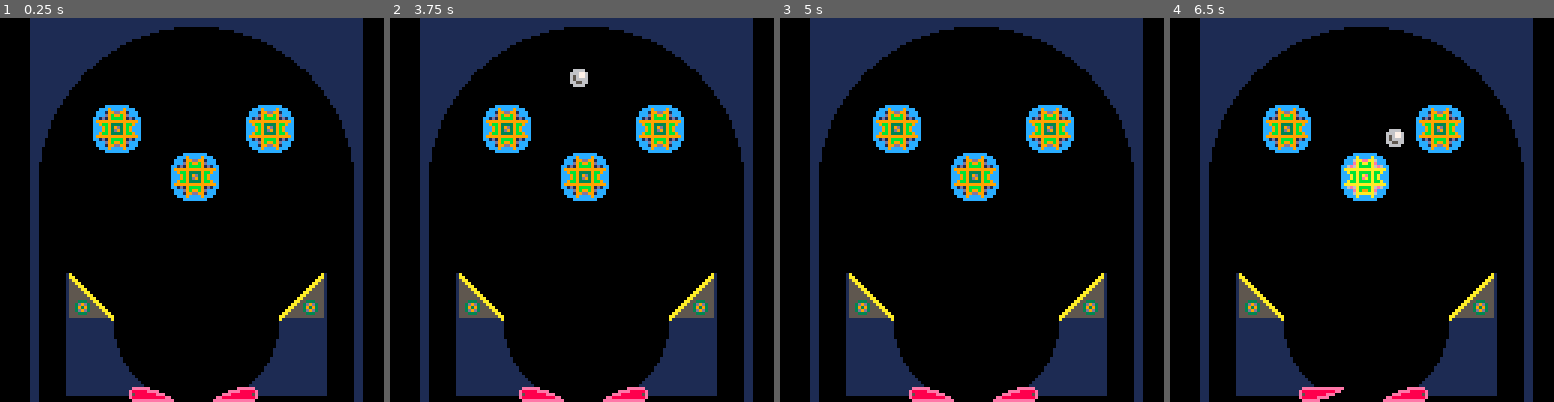
Above: before the commit, frames 1-4 (left to right).
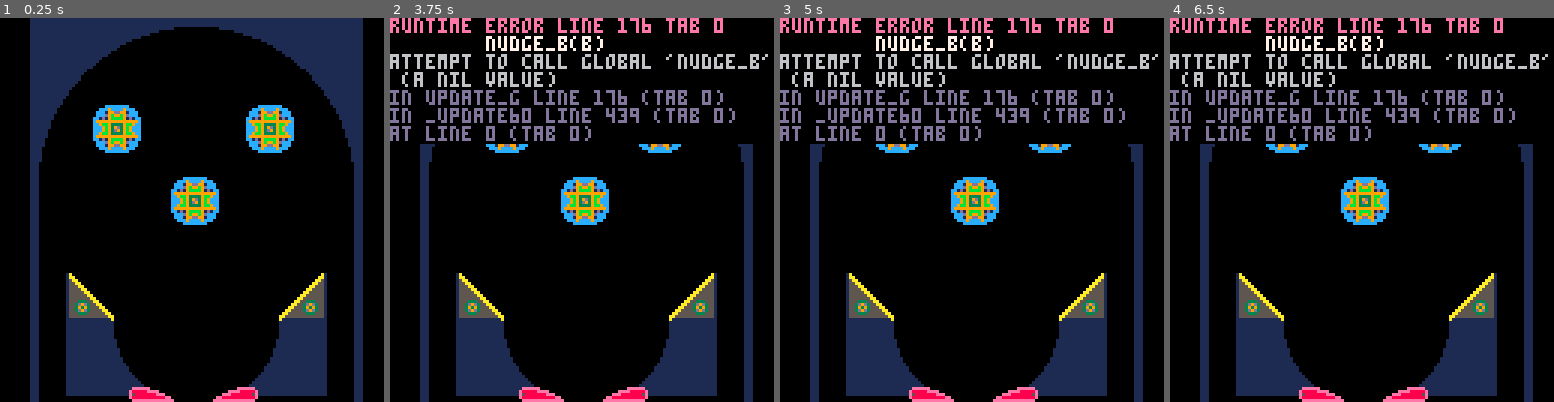
Above: after the commit, the same moments.

Repository: mpclemens/pico-8
Game: PICO-8 cartridge pinphys/pinphys.p8
The game is run twice, just before and just after one commit, with the same random seed, the same clock (stepped at 60 frames per second) and the same inputs.
Inputs:
- Up to frame 1 (0.25 s): no input
- Up to frame 2 (3.75 s): tap O (Z key) at 0.33, 0.7, 1.43, 2.22, 3.1 s; tap X (X key) at 1.07, 2.07, 2.4, 2.73, 3.07, 3.4, 3.73 s; hold Left 1.97-2.37 s; hold Right 2.87-3.53 s; hold Up from 3.58 s (still down)
- Up to frame 3 (5 s): tap O (Z key) at 3.98, 4.87 s; tap X (X key) at 4.07, 4.4, 4.73 s; release Up at 4.08 s; hold Right 4.13-4.53 s
- Up to frame 4 (6.5 s): tap X (X key) every 0.33 s from 5.07 to 6.4 s; hold Left 5.13-5.8 s; tap O (Z key) at 5.75 s; hold Up 5.85-6.18 s; hold Left from 6.23 s (still down)

The runs differ from the first frame. In frame 1, 2.0% of the frame differs, in the area x 44-58%, y 35-54%; in frame 2, 20%; in frame 3, 19%; in frame 4, 20%, in the area x 0-99%, y 0-100%.
Error after the commit: runtime error line 176 tab 0; nudge_b(b); attempt to call global 'nudge_b' (a nil value)

Commit message:
Still trying to sort out collision handling

Diff:
--- a/pinphys/pinphys.lua
+++ b/pinphys/pinphys.lua
@@ -1,5 +1,6 @@
-
--- GAMES
+---------
+--------- GAME
+---------
 
 function new_g()
   -- set on a new game with all its components, and sizing to draw
@@ -24,16 +25,8 @@
     -- objects indexed by x,y coords that they occony, for ball-bump handling
     ["oi"] = {},
     -- max velocity magnitudes
-    ["mvx"] = 3,
-    ["mvy"] = 3,
-    -- bump elasticity, per material (pixel color of bump)
-    ["el"] = {
-      [1] = 0.5, -- wall color, also set above
-      [6] = 1.5, -- ball outer
-      [10] = 1, -- yellow kicker
-      [12] = 1, -- pop bumper
-      [14] = 0.3, -- pink flipper
-    }
+    ["mvx"] = 5,
+    ["mvy"] = 5,
   }
   g["r"] = g.w / 2 - g.ew -- top cutout radius
   g["dw"] = g.lw * 1.5 -- drain width
@@ -66,10 +59,11 @@
   add_o(g, o)
 
   -- pop bumpers
+  local pop_y = g.y + g.r / 2 + g.ew
+
   o = new_pb()
   o.x = g.x + g.w / 2 - g.r / 3 - o.w
-  o.y = g.y + g.r / 2 + g.ew
-  local pop_y = o.y
+  o.y = pop_y
   add_o(g, o)
 
   o = new_pb()
@@ -79,7 +73,7 @@
 
   o = new_pb()
   o.x = g.x + g.w / 2 - o.w / 2
-  o.y = pop_y + o.h
+  o.y = pop_y + o.h * 3 / 2
   add_o(g, o)
 
   -- slings
@@ -92,24 +86,6 @@
   return g
 end
 
-function add_o(g, o)
-  -- add an object to the world, claslified by its 't' (type) key
-  o.g = g
-  add(g.os, o)
-  -- pluralize the type and store in dedicated tables
-  local k = o.t.."s"
-  add(g[k], o)
-
-  -- save the pixels covrered by the object for ball collisions
-  local x, y
-  if o.t ~= "b" then
-    for x = o.x, o.x + o.w do
-      for y = o.y, o.y + o.h do
-        g.oi[x..","..y] = o
-      end
-    end
-  end
-end
 
 function draw_g(g)
   -- draw the game board and components
@@ -133,19 +109,12 @@
     draw_f(f)
   end
 
-  for b in all(g.bs) do
-    if b.live then
-      draw_b(b)
-    else
-      del(g.bs, b)
-    end
-  end
-
   for pb in all(g.pbs) do
     if pb.b then
-      -- bumped by a ball, change the ball here xxx
+      pb.b.vx = -pb.b.vx
+      pb.b.vy = -pb.b.vy
       pb.on = true
-      pb.b = nil
+      del(pb, b)
     elseif pb.on then
       pb.on = false
     end
@@ -154,7 +123,8 @@
 
   for sl in all(g.rss) do
     if sl.b then
-      -- bumped by a ball, change the ball here xxx
+      -- sl.b.vx = -sl.b.vx * 0.8
+      -- sl.b.vy = -sl.b.vy * 0.8
       sl.on = true
       sl.b = nil
     elseif sl.on then
@@ -165,7 +135,8 @@
 
   for sl in all(g.lss) do
     if sl.b then
-      -- bumped by a ball, change the ball here xxx
+      -- sl.b.vx = -sl.b.vx * 0.8
+      -- sl.b.vy = -sl.b.vy * 0.8
       sl.on = true
       sl.b = nil
     elseif sl.on then
@@ -173,15 +144,25 @@
     end
     draw_sl(sl)
   end
+
+  --
+  for b in all(g.bs) do
+    draw_b(b)
+  end
+
 end
 
 function update_g(g)
-  -- update ball positions
+  -- move any existing balls
   for b in all(g.bs) do
-    if b.live then move_b(b) end
-  end
-
-  -- reset
+    if b.live then
+      update_b(b)
+    else
+      del(g.bs, b)
+    end
+  end
+
+  -- reset button
   if (btnp(4)) then
     sfx(0)
     init_g(g)
@@ -190,7 +171,9 @@
   -- nudge controls
   if (btnp(5)) then
     for b in all(g.bs) do
-      if b.live then nudge_b(b) end
+      if b.live then
+        nudge_b(b)
+      end
     end
   end
 
@@ -211,7 +194,7 @@
       b = new_b(g.x + g.w / 2, g.y + g.ew * 2 )
       b.x = b.x - b.w / 2
       -- b.y = b.y - b.h
-      b.vx = rnd(g.mvx) - g.mvx / 2
+      b.vx = rnd(g.mvx * 2) - g.mvx / 2
       b.vy = rnd(g.mvy) - g.mvy / 2
 
       add_o(g, b)
@@ -221,18 +204,47 @@
   end
 end
 
+---------
+--------- OBJECTS IN A GAME
+---------
+
+function add_o(g, o)
+  -- add an object to the world, claslified by its 't' (type) key
+  o.g = g
+
+
+  add(g.os, o)
+  -- pluralize the type and store in dedicated tables
+  local k = o.t.."s"
+  add(g[k], o)
+
+  -- save the pixels covrered by the object for ball collisions
+  o.x = flr(o.x)
+  o.y = flr(o.y)
+  if o.t ~= "b" then
+    for x = o.x, o.x + o.w do
+      for y = o.y, o.y + o.h do
+        g.oi[x..","..y] = o
+      end
+    end
+  end
+
+end
+
+
 function find_o(g, x, y)
-
-  --[[ return the object at the given x,y coord it's not a background pixel]]
+  x = flr(x)
+  y = flr(y)
+  -- return the game object at the given x,y coord
   if pget(x, y) == g.bc then
     return nil
   end
-
-  -- sfx(4) -- xxx
   return g.oi[x..","..y]
 end
 
--- BALLS
+---------
+--------- BALL OBJECTS
+---------
 
 function new_b(x, y, vx, vy)
   return {
@@ -244,7 +256,7 @@
     ["h"] = 8,
     ["vx"] = (vx == nil and 0 or vx),
     ["vy"] = (vy == nil and 0 or vy),
-    ["ci"] = {}, -- collision information
+    ["ci"] = nil, -- collision information
     ["spr"] = 1,
     ["live"] = true
   }
@@ -254,8 +266,7 @@
   spr(b.spr, b.x, b.y)
 end
 
-function move_b(b)
-
+function update_b(b)
   local g = b.g
   -- center of the ball
   local cx = b.x + b.w / 2
@@ -267,6 +278,8 @@
     return
   end
 
+  bump_b(b)
+
   -- friction!
   b.vx = b.vx * 0.90
   b.vx = b.vx * 0.95
@@ -281,29 +294,23 @@
   if abs(b.vx) > g.mvx then b.vx = g.mvx * sgn(b.vx) end
   if abs(b.vy) > g.mvy then b.vy = g.mvy * sgn(b.vy) end
 
-  bump_b(b)
-
   b.x = b.x + b.vx
   b.y = b.y + b.vy
 end
 
+
 function bump_b(b)
-  -- set collision information for the given ball
-
-  --[[since the "ball" is really just a chunky block, check the surrounding
-  pixels for non-background colors]]
+  -- check the empty pixels around the ball for a non-background color
 
   local bumped = false
+  local x, y, c
+
+  -- done as while loops to allow fast breakout when a collision is found
 
   -- top and bottom, outer corners
-
-  local x, y, c
-
-  -- done as while loops to allow fast breakout when a collision is found
-  -- top and bottom, outer corners
-  x = b.x
+  x = flr(b.x)
   while not bumped and x <= b.x + b.w do
-    y = b.y
+    y = flr(b.y)
     while not bumped and y <= b.y + b.h do
       c = pget(x, y)
       if c ~= b.g.bc then
@@ -334,7 +341,7 @@
   x = b.x + 1
   while not bumped and x <= b.x + b.w - 1 do
     y = b.y + 1
-    while y <= b.y + b.h - 1 do
+    while not bumped and y <= b.y + b.h - 1 do
       c = pget(x, y)
       if c ~= b.g.bc then
         b.ci = {["x"] = x, ["y"] = y, ["c"] = c}
@@ -345,39 +352,22 @@
     x = x + b.w - 2
   end
 
-
   if bumped then
-    b.ci.x = flr(b.ci.x)
-    b.ci.y = flr(b.ci.y)
-
     local o = find_o(b.g, b.ci.x, b.ci.y)
     if o then
-      -- tell the bumped object who bumped it
-      o.b = b
-    end
-
-    c = b.ci.c
-    -- adjust vectors based on the quadrant of the bump
-
-    if g.el[c] then
-      -- bump with a force depending on the impact direction and material bumped
-      b.vx = 0 - b.vx + ((b.x + b.w / 2) - (b.ci.x)) / b.w * g.el[c]
-      b.vy = 0 - b.vy + ((b.y + b.h / 2) - (b.ci.y)) / b.h * g.el[c]
-    end
-    -- if it's a wall or ball color, bounce appropriately
-    -- otherwise look on the sprite at the location and determine what to do
-    -- based on the type and state (bumpeder, flipper, rollover, etc.)
-  else
-    b.ci = {}
-  end
-
-end
-
-function nudge_b(b)
-  b.vx = b.vx + rnd(2) - 1
-  b.vy = b.vy + rnd(6) - 3
-  -- xxx nudge cooldown
-end
+      o.b = b -- tell the bumped object who bumped it
+    else
+      -- bounce based on the location of the bumped pixel
+      b.vx = - b.vx + ((b.x + b.w / 2) - (b.ci.x)) / b.w * 0.8
+      b.vy = - b.vy + ((b.y + b.h / 2) - (b.ci.y)) / b.h * 0.8
+    end
+  end
+end
+
+---------
+--------- FLIPPER OBJECTS
+---------
+
 
 -- FLIPPERS
 
@@ -390,13 +380,18 @@
 end
 
 function new_f(t, x, y)
-  return {["t"] = t, ["x"] = x, ["y"] = y, ["w"] = 16, ["h"] = 8, ["on"] = false}
+  return {["t"] = t, ["x"] = x, ["y"] = y, ["w"] = 16, ["h"] = 8, ["bs"] = 0.5, ["on"] = false}
 end
 
 function draw_f(f)
   spr((f.on and 4 or 2), f.x, f.y, f.w / 8, f.h / 8, f.t == "rf")
 end
 
+---------
+--------- SLINGSHOT OBJECTS
+---------
+
+
 -- SLINGSHOTS
 
 function new_ls(x, y)
@@ -408,17 +403,22 @@
 end
 
 function new_sl(t, x, y)
-  return {["t"] = t, ["x"] = x, ["y"] = y, ["w"] = 16, ["h"] = 16, ["on"] = false}
+  return {["t"] = t, ["x"] = x, ["y"] = y, ["w"] = 16, ["h"] = 16, ["bs"] = 1, ["on"] = false}
 end
 
 function draw_sl(sl)
   spr((sl.on and 19 or 17), sl.x, sl.y, sl.w / 8, sl.h / 8, sl.t == "rs")
 end
 
+---------
+--------- POP BUMPER OBJECTS
+---------
+
+
 -- POP BUMPERS
 
 function new_pb(x, y)
-  return {["t"] = "pb", ["x"] = x, ["y"] = y, ["w"] = 16, ["h"] = 16, ["on"] = false}
+  return {["t"] = "pb", ["x"] = x, ["y"] = y, ["w"] = 16, ["h"] = 16, ["bs"] = 1, ["on"] = false}
 end
 
 function draw_pb(pb)
